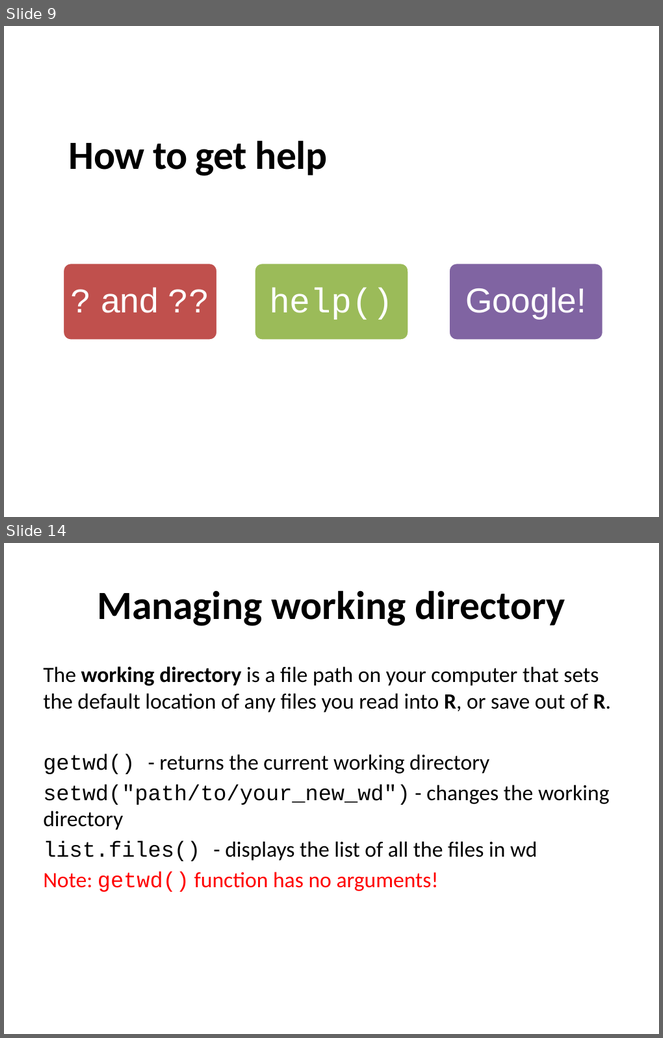
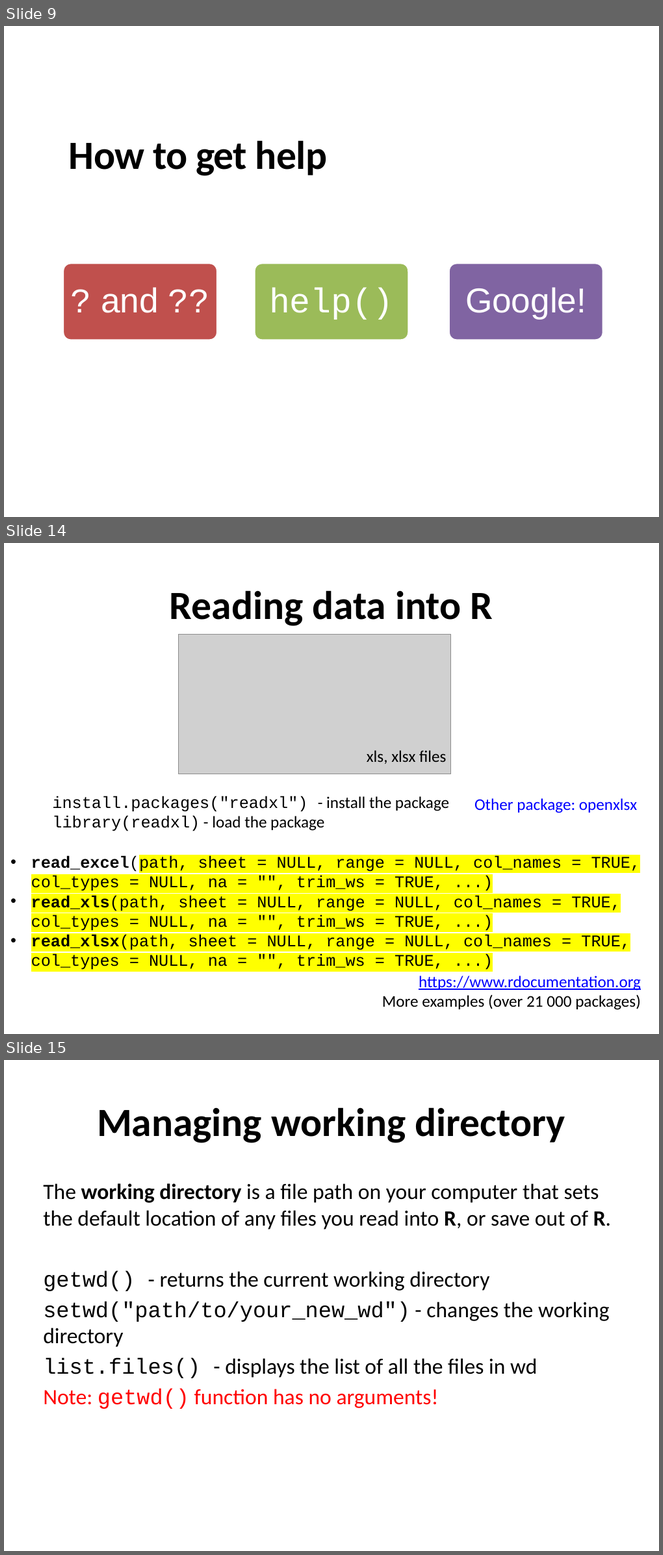
Before and after one commit to sraorao/IFPN_R_intro_MT2022, a slide deck: powerpoint/Session1.pptx. Shown one above the other, each under a label of ours: slides 9 and 14 before the commit, slides 9, 14 and 15 after it; the slides between them are not shown. The pictures are 663x1038 and 663x1555 pixels, drawn with LibreOffice and Linux fonts; fonts in the diff are those of the drawing; grey boxes stand for pictures. Boxes give left, top, right and bottom in pixels: in the first picture for what was removed or moved away, otherwise in the second. Text is boxed around its words. In the diff, an @@ line names an element or a change of style, - is before the commit and + after.

```diff
--- a/powerpoint/Session1.pptx
+++ b/powerpoint/Session1.pptx
@@ slide 14 added at [4,543,659,1034], background #FFFFFF @@
@@ text added at [170,590,493,626], 44 pt, text #000000, bold @@
+Reading data into R
@@ picture added at [178,634,451,774] @@
@@ text added at [367,750,446,764], 18 pt, text #000000 @@
+xls, xlsx files
@@ text added at [52,796,449,832], 18 pt, text #000000 @@
+install.packages("readxl") - install the package
+library(readxl) - load the package
@@ text added at [475,798,637,813], 18 pt, text #0000FF @@
+Other package: openxlsx
@@ text added at [31,856,641,970], 18 pt, text #000000 @@
+• read_excel(path, sheet = NULL, range = NULL, col_names = TRUE, col_types = NULL, na = "", trim_ws = TRUE, ...)
+• read_xls(path, sheet = NULL, range = NULL, col_names = TRUE, col_types = NULL, na = "", trim_ws = TRUE, ...)
+• read_xlsx(path, sheet = NULL, range = NULL, col_names = TRUE, col_types = NULL, na = "", trim_ws = TRUE, ...)
@@ text added at [382,976,641,1010], 18 pt, text #000000 @@
+https://www.rdocumentation.org
+More examples (over 21 000 packages)
@@ what was slide 14 is now slide 15 @@
```
Also in this commit, not shown: 12 slides changed.
